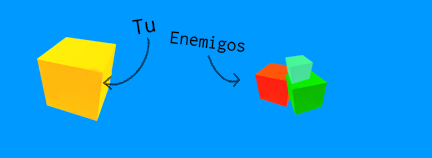
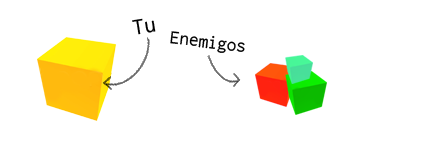
Layer changes from the first 432 × 158 image to the second:
hid "Capa 0" over [0, 0, 432, 158]
